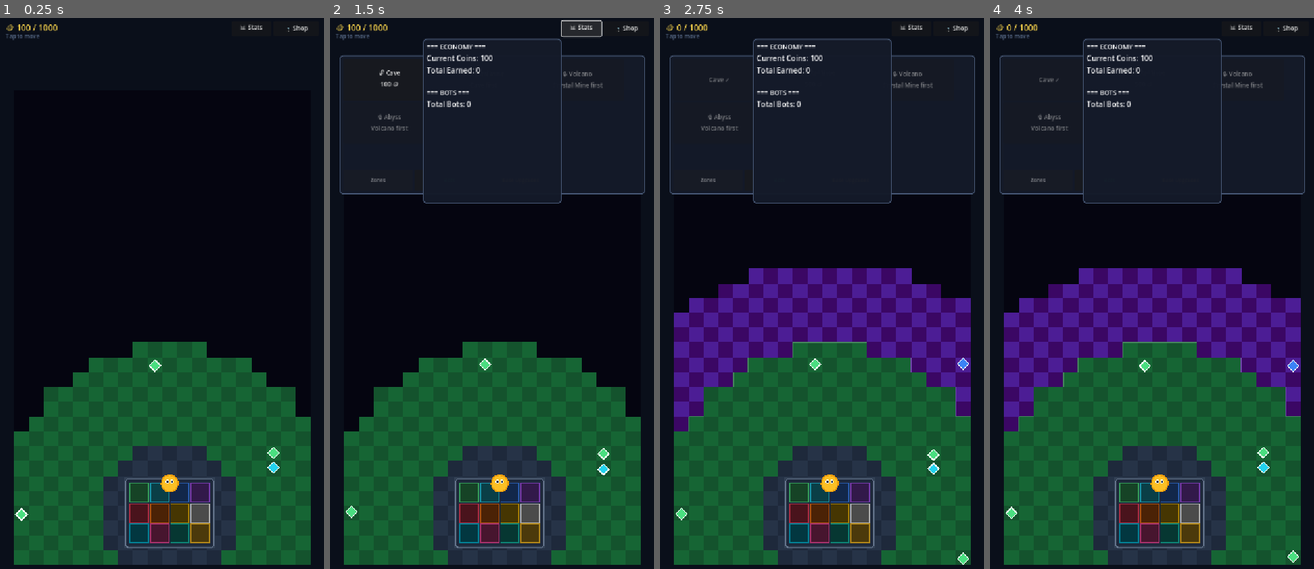
Above: before the commit, frames 1-4 (left to right).
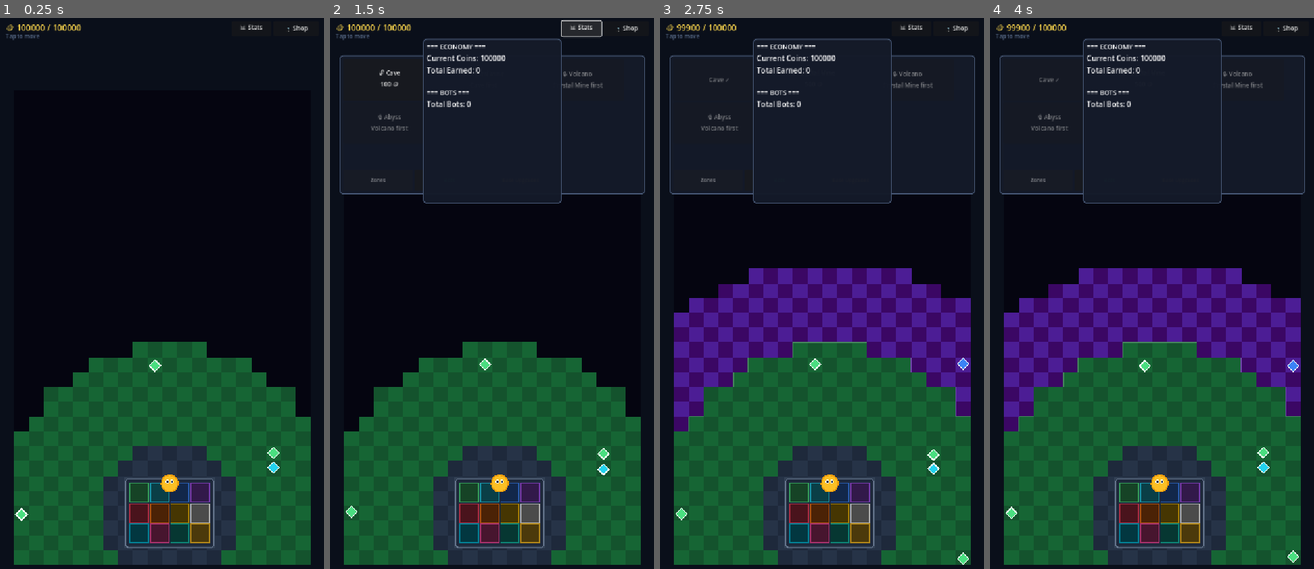
Above: after the commit, the same moments.

Repository: adamwarnerbring/peaceful_tile_adventures
Game: Godot game, scene res://scenes/main.tscn
The game is run twice, just before and just after one commit, with the same random seed, the same clock (stepped at 60 frames per second) and the same inputs.
Inputs (mouse positions are in pixels of both pictures, inside the frame that each line leads up to):
- Up to frame 1 (0.25 s): no input
- Up to frame 2 (1.5 s): click "🛒 Shop" at 0.5 s; click "📊 Stats" at 1.25 s
- Up to frame 3 (2.75 s): click "🔓 Cave 100 🪙" at 2 s
- Up to frame 4 (4 s): click "Bots" at 2.75 s; click (1142, 78) at 3.5 s, where only the run after the commit has a clickable "🔓 Crystal Mine 500 🪙"

The runs differ from the first frame. In frame 1, 0.1% of the frame differs, in the area x 9-26%, y 1-3%; in frame 2, 0.2%; in frame 3, 0.2%, in the area x 5-55%, y 1-8%; in frame 4, 0.2%.

Commit message:
commit before big base expansion update

Diff:
--- a/scripts/game_config.gd
+++ b/scripts/game_config.gd
@@ -5,8 +5,8 @@
 @export var resource_spawn_interval: float = 2.5
 @export var max_resources_per_zone: int = 8
 @export var pickup_distance: float = 25.0
-@export var starting_coins: int = 100
-@export var starting_max_coins: int = 1000
+@export var starting_coins: int = 100000
+@export var starting_max_coins: int = 100000
 
 # Global speed multiplier (0.6 = 60% speed, makes everything slower)
 @export var global_speed_multiplier: float = 0.6
